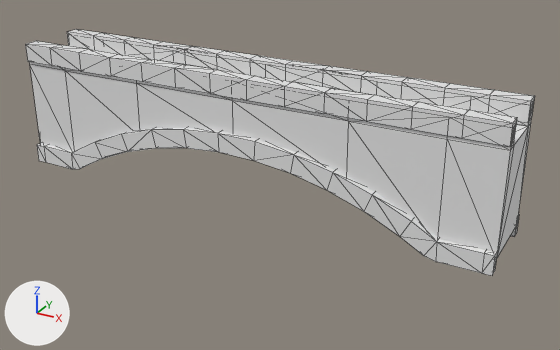
Before and after pictures for a commit that changed the FBX model Assets/Resources/Models/Top-Down Medieval Castle/Castle_Bridge.FBX.
The view is the same before and after, from a camera (50 mm lens) standing at (2.7, -14.6, 6.37) and looking at (-5.4, 0.12, -0.99). The lights are fixed; the arrows at lower left show +X, +Y and +Z. Mesh edges are drawn as thin lines. Materials are left out; every surface is plain grey. Where no turn or scale is listed for an object, it has been applied to the vertices.

The scene before the commit, as lines of its bpy script (objects in view):
```python
me_mesh = bpy.data.meshes.new('Mesh')
me_mesh.from_pydata(...)  # 334 vertices, 618 faces; spans x -12.09..0.0, y -1.03..1.03, z -1.58..1.58
me_mesh.materials.append(mat_castle_atlas)
ob_castle_bridge = bpy.data.objects.new('Castle_Bridge', me_mesh)
ob_castle_bridge.location = (0.0, 0.0, 0.0)
```
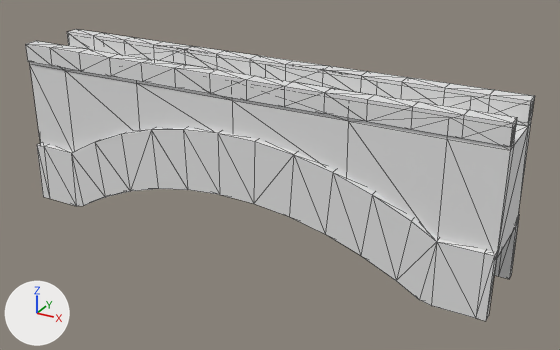
Where the change shows, as pixel boxes [x1, y1, x2, y2] in the pictures (560 x 350 px; the box of a moved part takes in the faces that stretch with it):
'Castle_Bridge', reshaped (18% taller): before [26, 29, 535, 276]; after [26, 29, 535, 321]
part 1 of me_mesh, moved or reshaped: before [37, 130, 519, 276]; after [37, 130, 519, 321]

The change in detail:
me_mesh is used by ob_castle_bridge; location (0.0, 0.0, 0.0).
me_mesh had 334 vertices, 618 faces and spanned x -12.09..0.0, y -1.03..1.03, z -1.58..1.58.
me_mesh now has 334 vertices, 618 faces and spans x -12.09..0.0, y -1.04..1.04, z -2.63..1.58.
me_mesh part 1: 72 of the vertices in x -12.08..-0.01, y -1.03..1.03, z -1.58..-0.19 are moved by (0.0, 0.0, -1.05).
